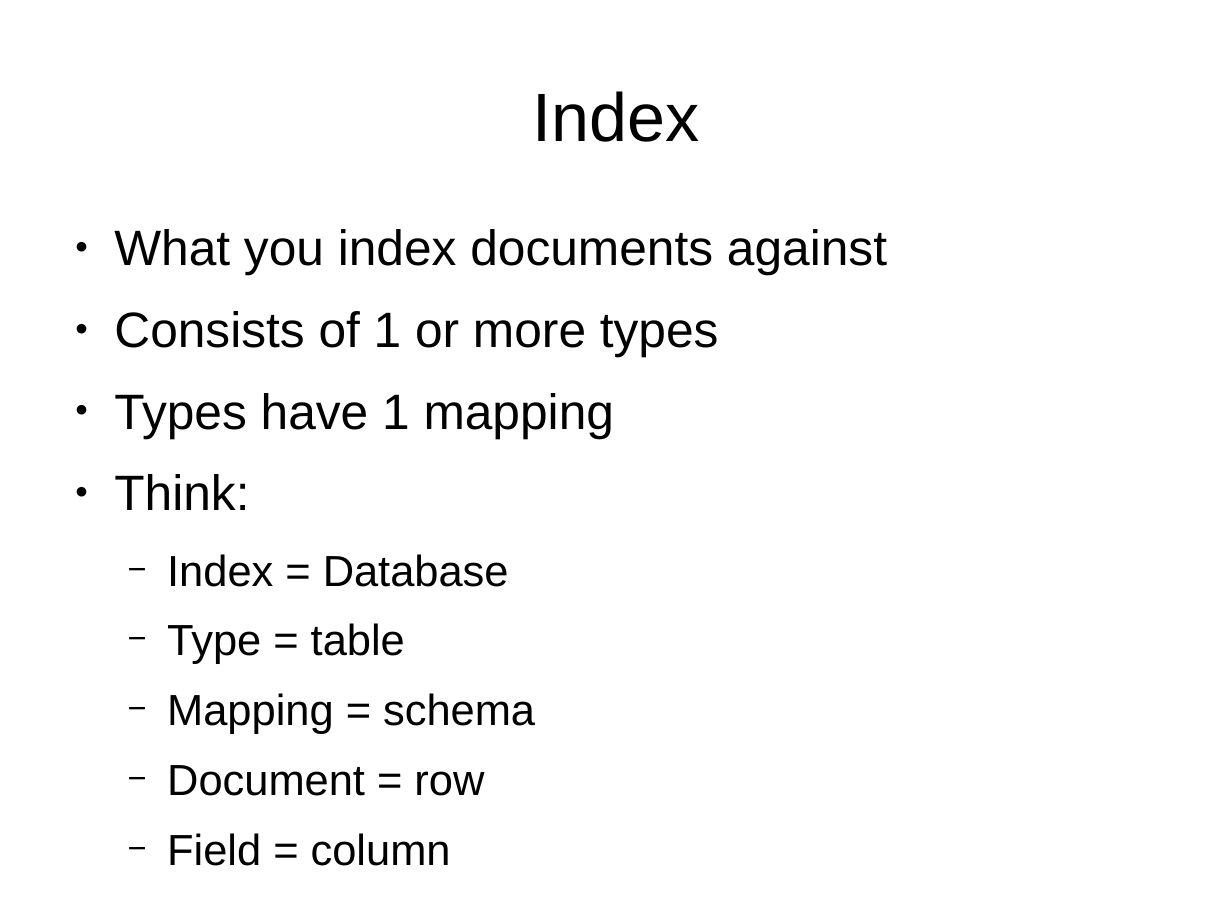
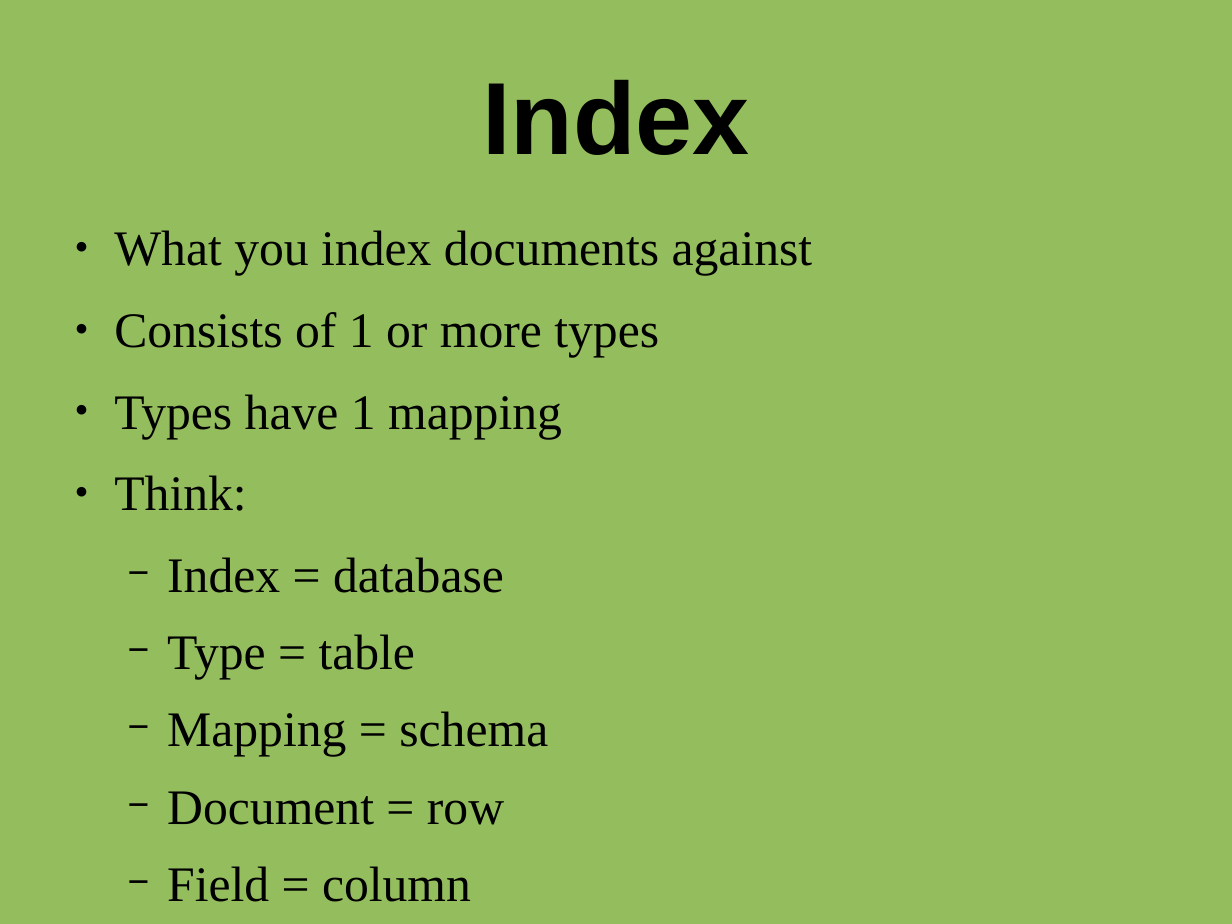
Before and after one commit to james1ewis/ElasticsearchForDBAs, a slide deck: slide 6 of Elasticsearch.odp (slide 7 before the commit). Drawn at 1232x924 pixels with LibreOffice and Linux fonts; fonts in the diff are those of the drawing. Boxes give left, top, right and bottom in pixels: in the first picture for what was removed or moved away, otherwise in the second. Text is boxed around its words. In the diff, an @@ line names an element or a change of style, - is before the commit and + after.

Commit message:
changed colour, added image, changed fonts

```diff
--- a/Elasticsearch.odp
+++ b/Elasticsearch.odp
@@ background #FFFFFF to #94BD5E @@
@@ title "Index" at <box>482,79,749,155</box>: size 44 to 66 pt, bold on @@
@@ text at <box>114,230,813,825</box>: font Arial to Times New Roman in "What you index documents against", "Consists of 1 or more types", "Types have 1 mapping", "Think:" and 4 more places; size 28 to 32 pt in "Type = table", "Mapping = schema", "Document = row", "Field = column" @@
@@ text at <box>167,557,504,593</box>: text changed; size 28 to 32 pt; font Arial to Times New Roman @@
-  − Index = Database
+  − Index = database
```
Also in this commit, not shown: 14 other slides changed, 1 slide added, 1 slide removed.
